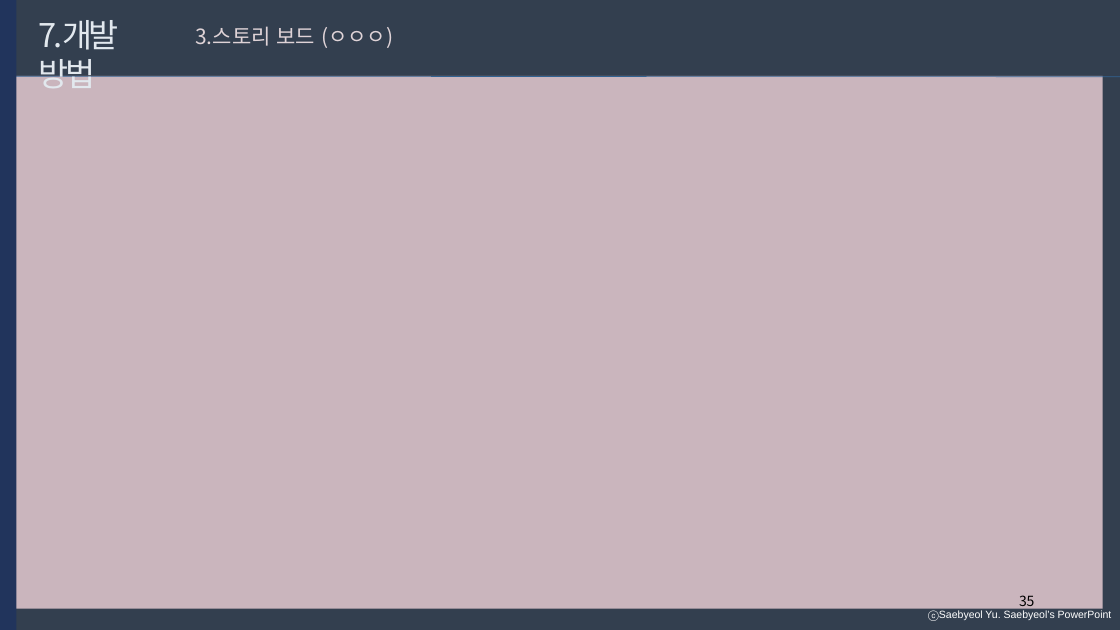
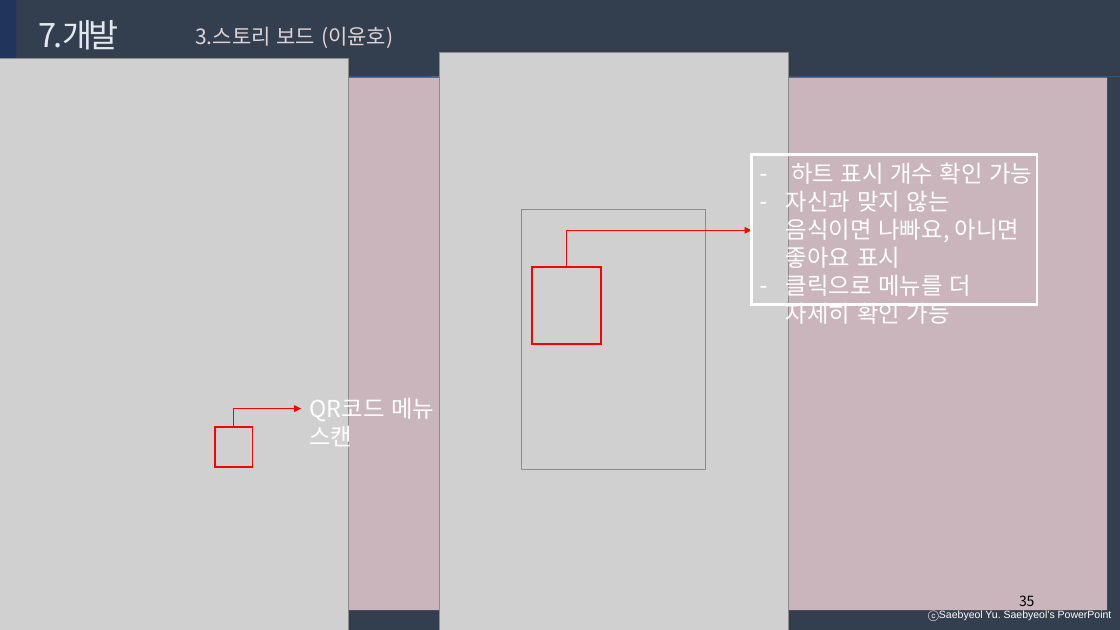
Before and after one commit to developerYHLee/University_Homework, a slide deck: slide 35 of 기말과제.pptx. Drawn at 1120x630 pixels with LibreOffice and Linux fonts; fonts in the diff are those of the drawing; grey boxes stand for pictures. Boxes give left, top, right and bottom in pixels: in the first picture for what was removed or moved away, otherwise in the second. Text is boxed around its words. In the diff, an @@ line names an element or a change of style, - is before the commit and + after.

```diff
--- a/기말과제.pptx
+++ b/기말과제.pptx
@@ text at box(195, 26, 393, 48): text changed @@
-3.스토리 보드 (ㅇㅇㅇ)
+3.스토리 보드 (이윤호)
@@ picture added at box(439, 53, 789, 630) @@
@@ rectangle: place and size @@
-rectangle at box(14, 76, 1102, 608)
+rectangle at box(19, 77, 1107, 610)
@@ rectangle added at box(752, 155, 1038, 304), outline #FFFFFF 2.25 pt @@
@@ text added at box(786, 163, 1032, 329), 20 pt, text #FFFFFF @@
+– 하트 표시 개수 확인 가능
+– 자신과 맞지 않는 음식이면 나빠요, 아니면 좋아요 표시
+– 클릭으로 메뉴를 더 자세히 확인 가능
@@ picture added at box(522, 209, 706, 469) @@
@@ elbow arrow added from (566, 266) to (752, 230), #FF0000 0.5 pt @@
@@ rectangle added at box(532, 266, 602, 344), outline #FF0000 1.5 pt @@
@@ group added at box(0, 58, 434, 630): 1 picture, 1 rectangle, 1 elbow arrow, 1 text @@
+QR코드 메뉴 스캔
```
Also in this commit, not shown: 6 other slides changed.
